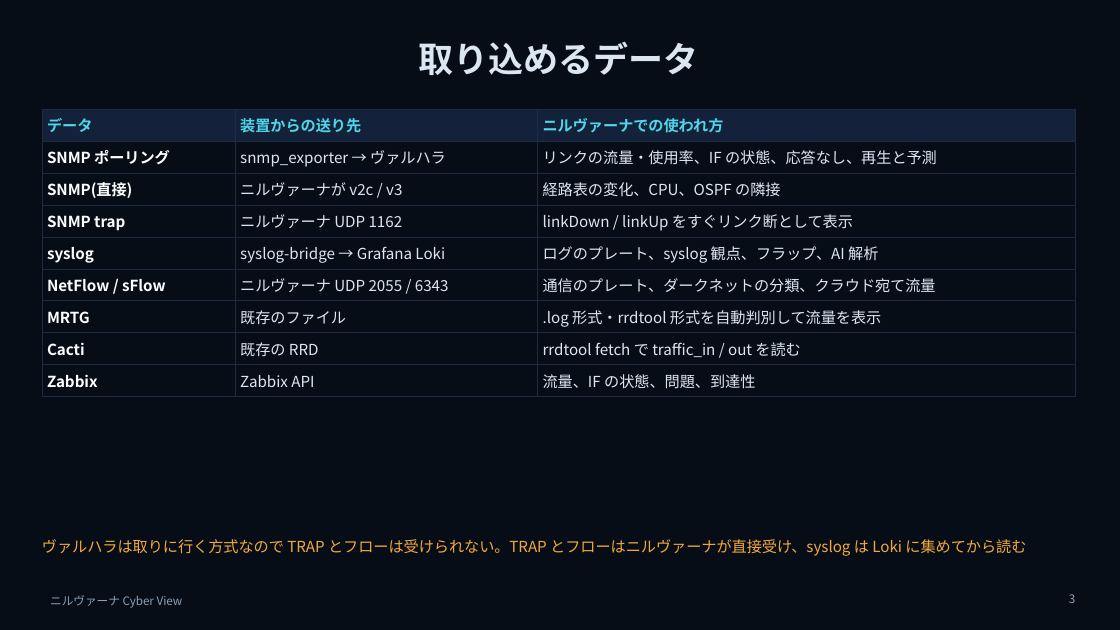
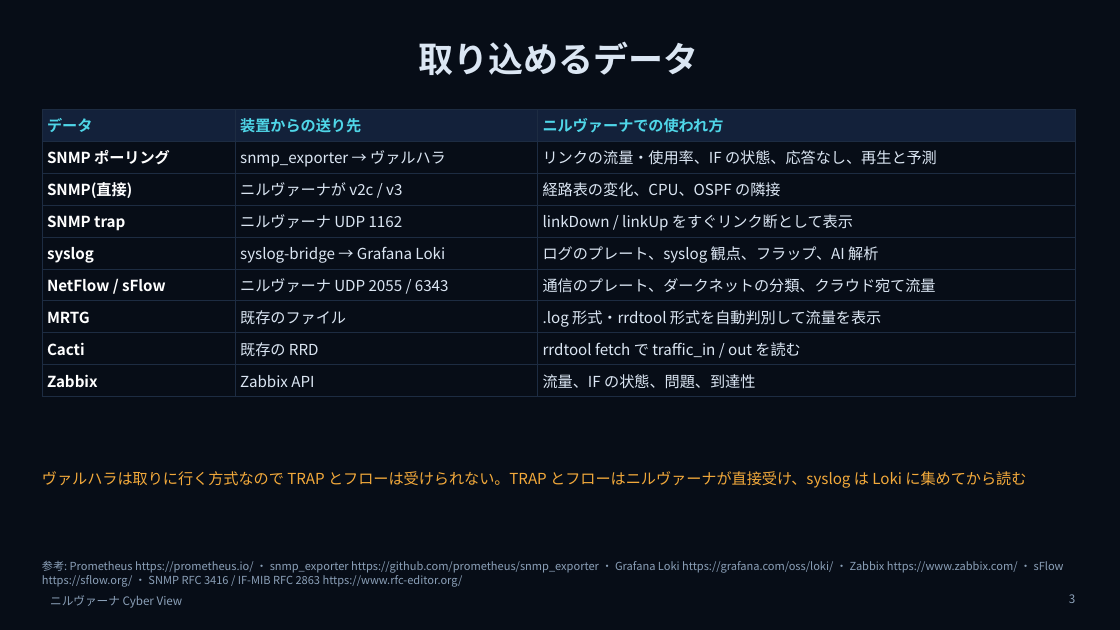
Before and after one commit to w-index-m/network-lab-emulator, a slide deck: slide 3 of docs/nirvana-introduction.pptx. Drawn at 1120x630 pixels with LibreOffice and Linux fonts; fonts in the diff are those of the drawing. Boxes give left, top, right and bottom in pixels: in the first picture for what was removed or moved away, otherwise in the second. Text is boxed around its words. In the diff, an @@ line names an element or a change of style, - is before the commit and + after.

```diff
--- a/docs/nirvana-introduction.pptx
+++ b/docs/nirvana-introduction.pptx
@@ text "ヴァルハラは取りに行く方式なので TRAP とフローは受けられない。TRAP とフローはニルヴァーナが直接受け、sysl ...": place and size @@
-text "ヴァルハラは取りに行く方式なので TRAP とフローは受けられない。TRAP とフローはニルヴァーナが直接受け、sysl ..." at bbox=[42, 539, 1026, 556]
+text "ヴァルハラは取りに行く方式なので TRAP とフローは受けられない。TRAP とフローはニルヴァーナが直接受け、sysl ..." at bbox=[42, 471, 1026, 488]
@@ text added at bbox=[42, 561, 1064, 587], 9.5 pt, text #8BA0B8 @@
+参考: Prometheus https://prometheus.io/ ・ snmp_exporter https://github.com/prometheus/snmp_exporter ・ Grafana Loki https://grafana.com/oss/loki/ ・ Zabbix https://www.zabbix.com/ ・ sFlow https://sflow.org/ ・ SNMP RFC 3416 / IF-MIB RFC 2863 https://www.rfc-editor.org/
```
Also in this commit, not shown: 4 other slides changed, 1 slide added.
